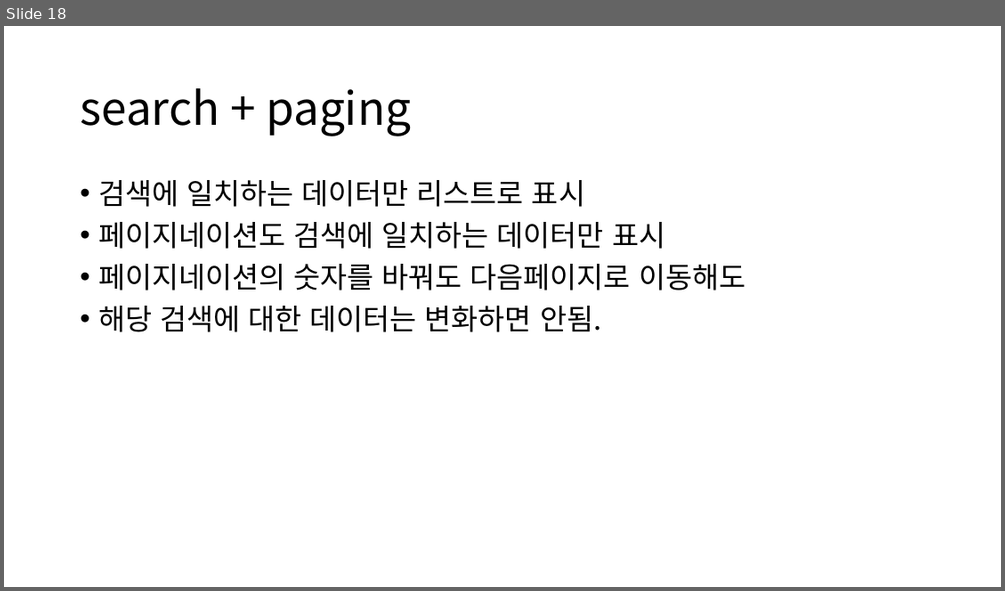
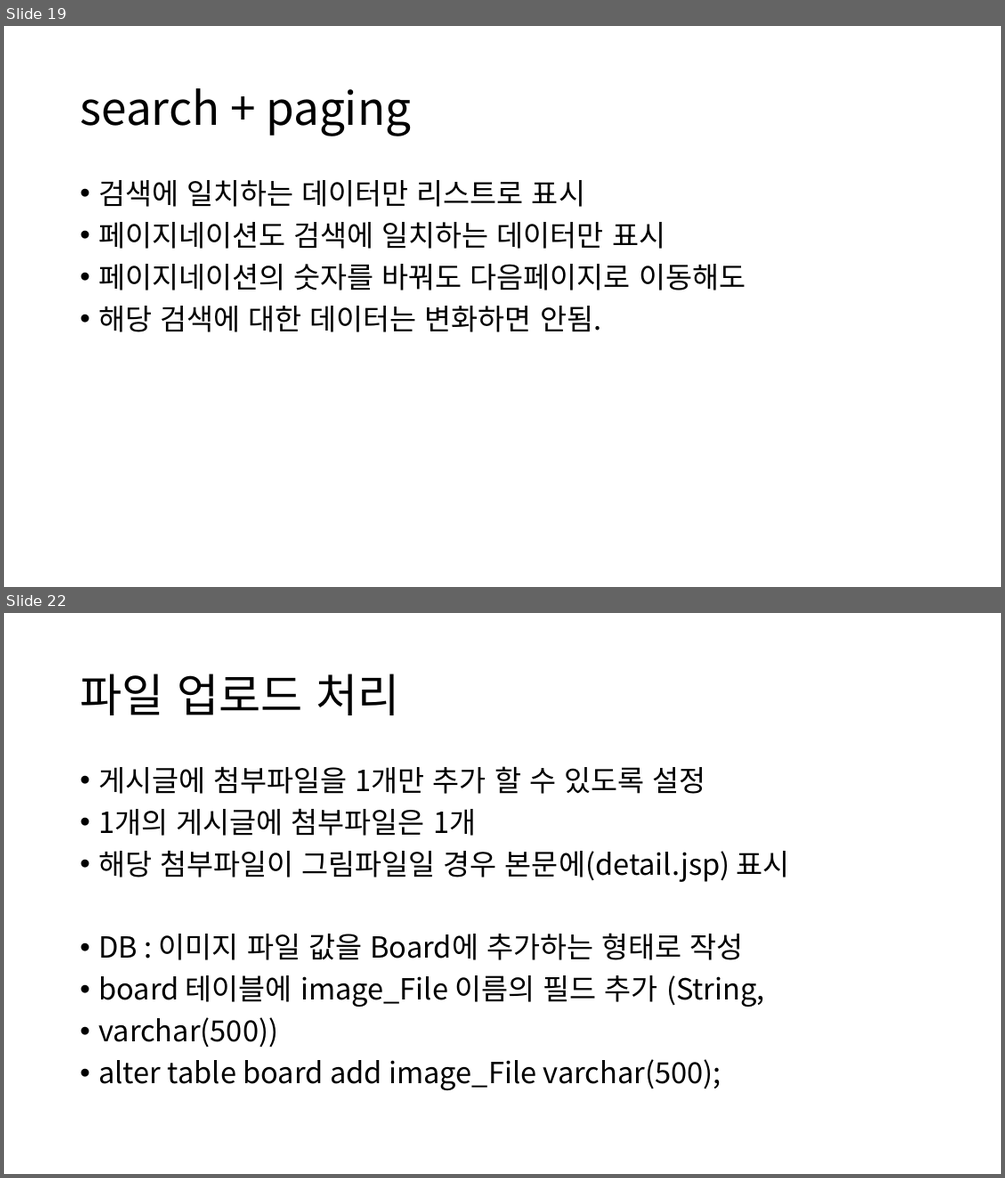
Before and after one commit to kimmustard/ezenBoradMember, a slide deck: Servlet게시판만들기.pptx. Shown one above the other, each under a label of ours: slide 18 before the commit, slides 19 and 22 after it; the slides between them are not shown. The pictures are 1005x591 and 1005x1178 pixels, drawn with LibreOffice and Linux fonts; fonts in the diff are those of the drawing. Boxes give left, top, right and bottom in pixels: in the first picture for what was removed or moved away, otherwise in the second. Text is boxed around its words. In the diff, an @@ line names an element or a change of style, - is before the commit and + after.

Commit message:
파일업로드 업로드 수정까지 삭제X

```diff
--- a/Servlet게시판만들기.pptx
+++ b/Servlet게시판만들기.pptx
@@ slide 22 added at <box>4,613,1001,1174</box>, background #FFFFFF @@
@@ title added at <box>80,674,399,715</box>, 44 pt, text #000000 @@
+파일 업로드 처리
@@ text added at <box>98,766,790,1090</box>, 28 pt, text #000000 @@
+• 게시글에 첨부파일을 1개만 추가 할 수 있도록 설정
+• 1개의 게시글에 첨부파일은 1개
+• 해당 첨부파일이 그림파일일 경우 본문에(detail.jsp) 표시
+• DB : 이미지 파일 값을 Board에 추가하는 형태로 작성
+• board 테이블에 image_File 이름의 필드 추가 (String,
+• varchar(500))
+• alter table board add image_File varchar(500);
@@ what was slide 18 is now slide 19 @@
```
Also in this commit, not shown: 3 other slides added, 16 other files.
